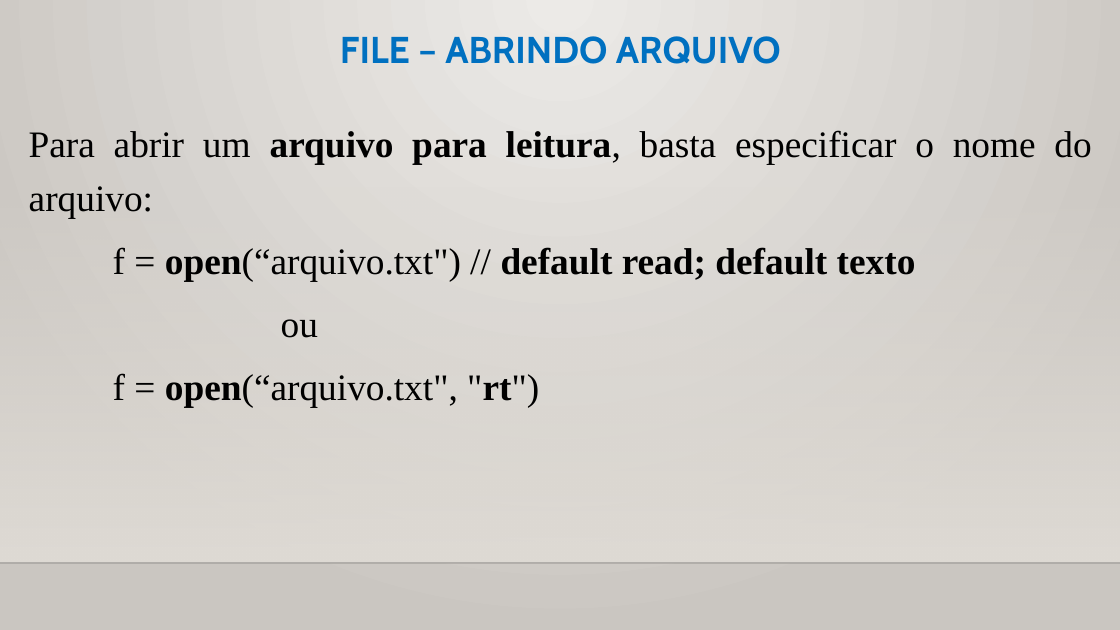
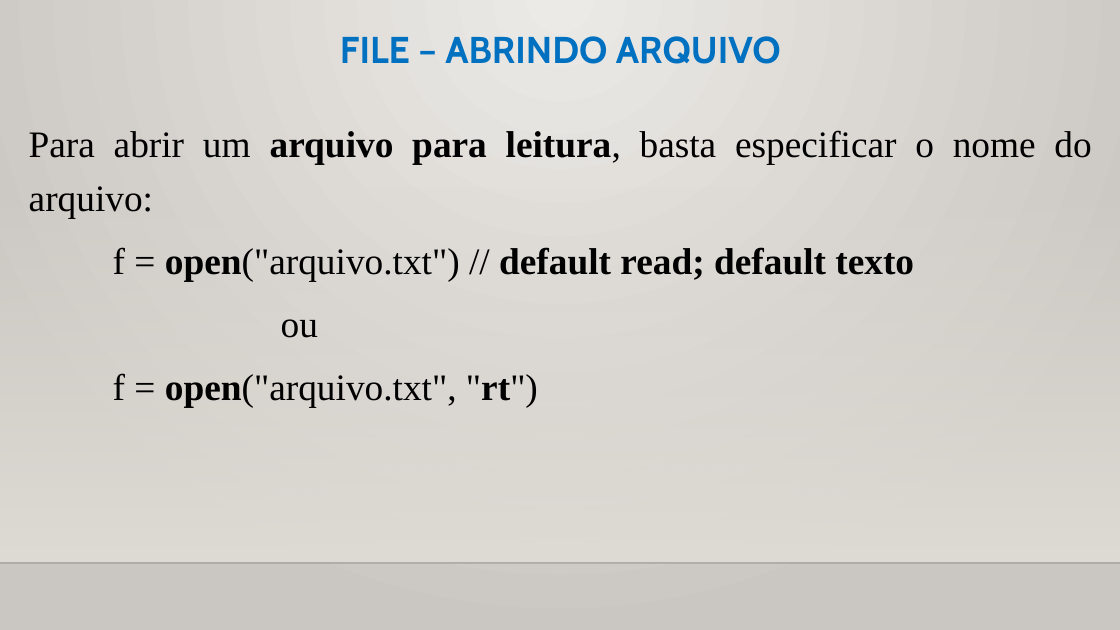
Before and after one commit to CloudEducationBrazil/WydenPythonParadigmas, a slide deck: slide 18 of 01 Classes/Aula 10 Programação Python - Arquivos e JSON.pptx. Drawn at 1120x630 pixels with LibreOffice and Linux fonts; fonts in the diff are those of the drawing; background and template pictures are left out. Boxes give left, top, right and bottom in pixels: in the first picture for what was removed or moved away, otherwise in the second. Text is boxed around its words. In the diff, an @@ line names an element or a change of style, - is before the commit and + after.

```diff
--- a/01 Classes/Aula 10 Programação Python - Arquivos e JSON.pptx
+++ b/01 Classes/Aula 10 Programação Python - Arquivos e JSON.pptx
@@ text at [113,247,914,281]: text changed @@
-f = open(“arquivo.txt") // default read; default texto
+f = open("arquivo.txt") // default read; default texto
@@ text at [113,373,538,407]: text changed @@
-f = open(“arquivo.txt", "rt")
+f = open("arquivo.txt", "rt")
```
Also in this commit, not shown: 6 other slides changed.
